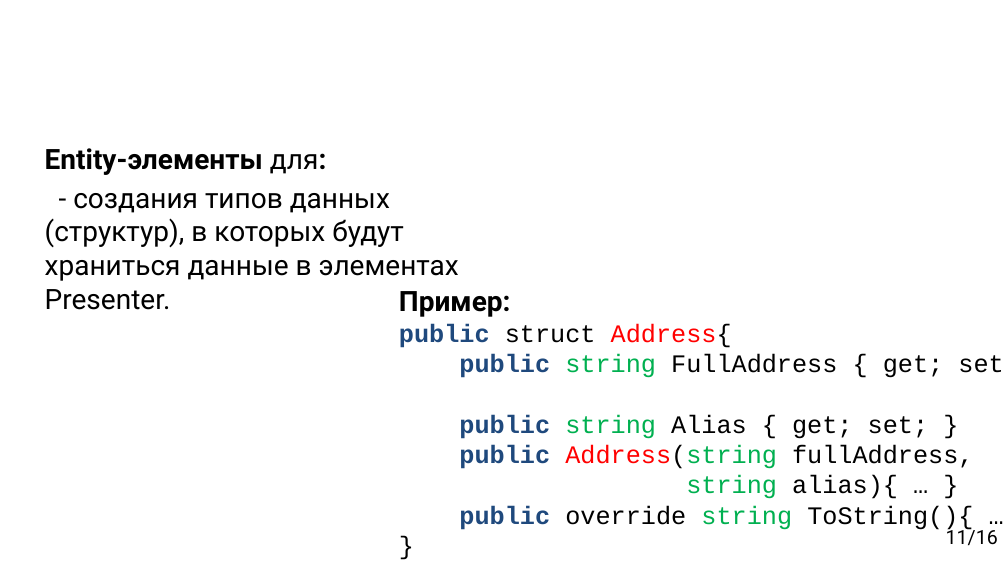
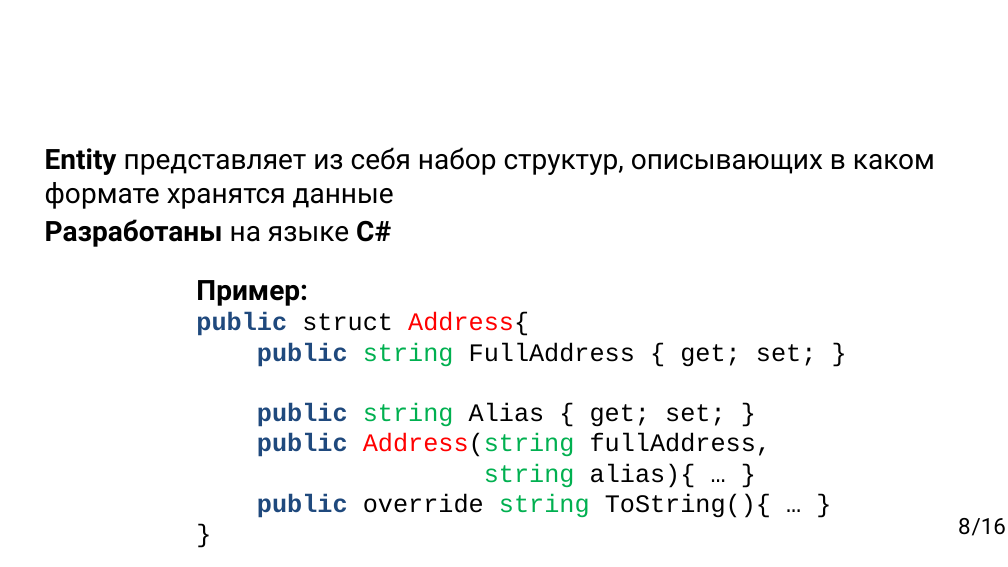
Before and after one commit to BRKot/DiplomGit, a slide deck: slide 8 of Пантелеевы Артём.pptx (slide 11 before the commit). Drawn at 1008x567 pixels with LibreOffice and Linux fonts; fonts in the diff are those of the drawing; background and template pictures are left out. Boxes give left, top, right and bottom in pixels: in the first picture for what was removed or moved away, otherwise in the second. Text is boxed around its words. In the diff, an @@ line names an element or a change of style, - is before the commit and + after.

```diff
--- a/Пантелеевы Артём.pptx
+++ b/Пантелеевы Артём.pptx
@@ title at <box>45,148,117,175</box>: text changed @@
-Модули архитектуры VIPER
+Модуль Entity
@@ text at <box>45,147,935,247</box>: text changed @@
-Entity-элементы для:
-- создания типов данных (структур), в которых будут храниться данные в элементах Presenter.
+Entity представляет из себя набор структур, описывающих в каком формате хранятся данные
+Разработаны на языке C#
@@ text "Пример:" rewrapped from <box>399,291,1008,532</box> to <box>196,280,816,518</box> @@
@@ text "/16" at <box>958,518,1006,536</box>: vertical alignment top to middle @@
@@ text at <box>958,518,1006,536</box>: text changed; size 14 to 16 pt @@
-11/16
+/16
@@ page number added at <box>958,518,1006,536</box>, 16 pt, text #000000 @@
+8
```
Also in this commit, not shown: 15 other slides changed, 14 other files.
